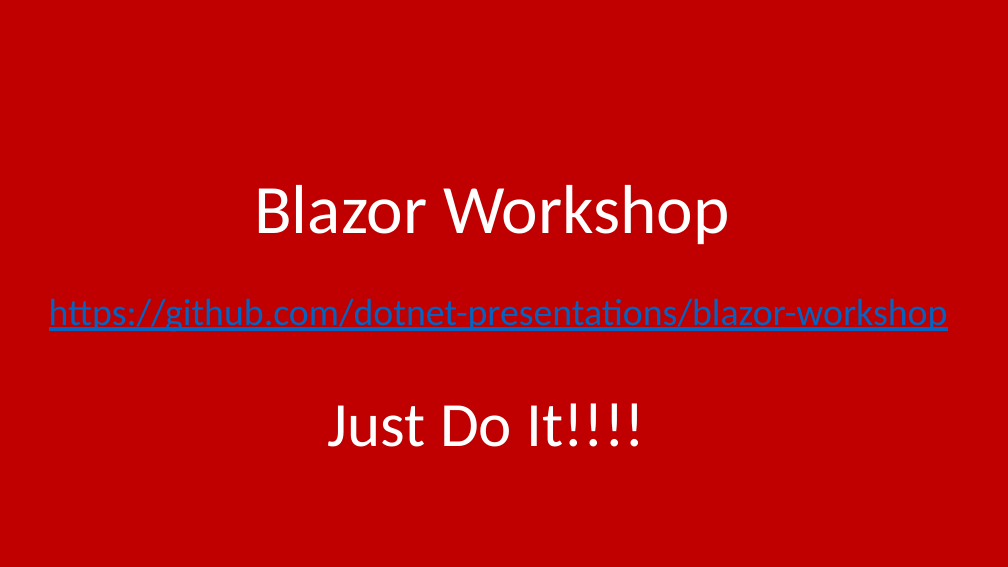
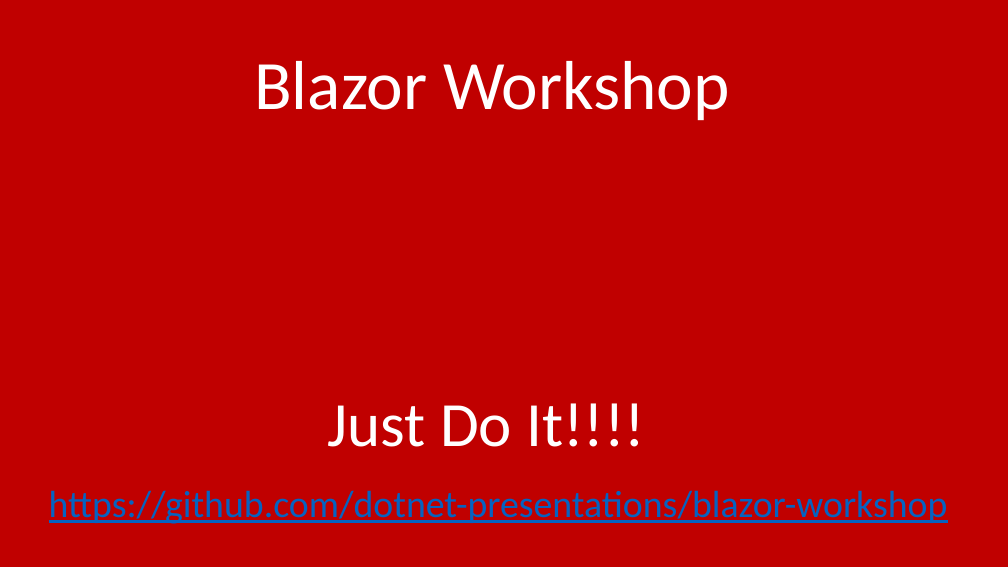
Before and after one commit to pulcher/blazor-playground, a slide deck: slide 21 of talks/houston/intro-to-blazor.pptx (slide 15 before the commit). Drawn at 1008x567 pixels with LibreOffice and Linux fonts; fonts in the diff are those of the drawing. Boxes give left, top, right and bottom in pixels: in the first picture for what was removed or moved away, otherwise in the second. Text is boxed around its words. In the diff, an @@ line names an element or a change of style, - is before the commit and + after.

```diff
--- a/talks/houston/intro-to-blazor.pptx
+++ b/talks/houston/intro-to-blazor.pptx
@@ text "Blazor Workshop": place and size @@
-text "Blazor Workshop" at [254,185,730,245]
+text "Blazor Workshop" at [254,61,730,121]
@@ text "https://github.com/dotnet-presentations/blazor-workshop": place and size @@
-text "https://github.com/dotnet-presentations/blazor-workshop" at [49,298,948,332]
+text "https://github.com/dotnet-presentations/blazor-workshop" at [49,490,948,524]
```
Also in this commit, not shown: 4 other slides changed, 6 slides added.
